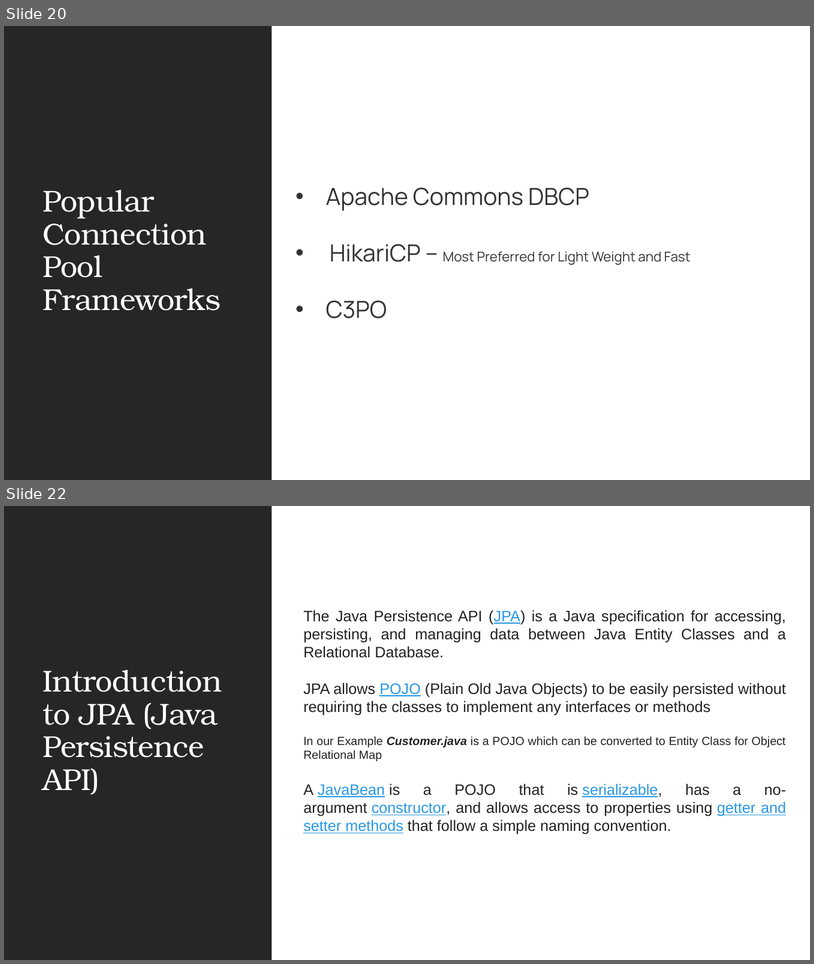
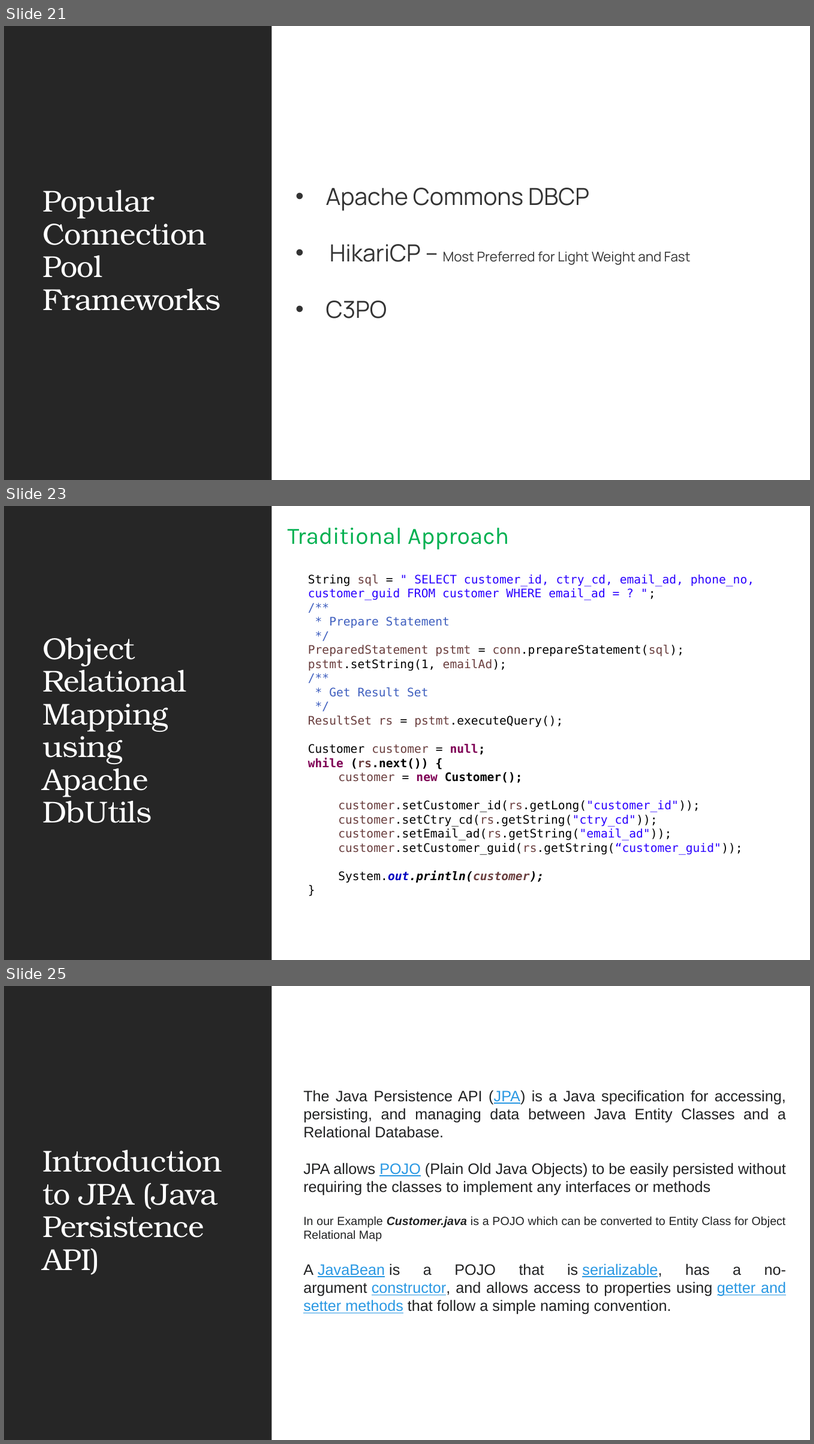
Before and after one commit to JSS-DEVCORE/JdbcExample, a slide deck: docs/JDBC Insights.pptx. Shown one above the other, each under a label of ours: slides 20 and 22 before the commit, slides 21, 23 and 25 after it; the slides between them are not shown. The pictures are 814x964 and 814x1444 pixels, drawn with LibreOffice and Linux fonts; fonts in the diff are those of the drawing. Boxes give left, top, right and bottom in pixels: in the first picture for what was removed or moved away, otherwise in the second. Text is boxed around its words. In the diff, an @@ line names an element or a change of style, - is before the commit and + after.

```diff
--- a/docs/JDBC Insights.pptx
+++ b/docs/JDBC Insights.pptx
@@ slide 23 added at (x1=4, y1=506, x2=810, y2=960), background #FFFFFF; not listed: 1 template element that a slide beside it also shows @@
@@ rectangle added at (x1=4, y1=506, x2=272, y2=960), fill #262626 @@
@@ rectangle added at (x1=5, y1=506, x2=810, y2=960), fill #FFFFFF @@
@@ text added at (x1=288, y1=528, x2=509, y2=550), 28 pt, text #00B050 @@
+Traditional Approach
@@ text added at (x1=308, y1=574, x2=755, y2=882), 14 pt, text #000000 @@
+  String sql = " SELECT customer_id, ctry_cd, email_ad, phone_no, customer_guid FROM customer WHERE email_ad = ? ";
+  /**
+  * Prepare Statement
+  */
+  PreparedStatement pstmt = conn.prepareStatement(sql);
+  pstmt.setString(1, emailAd);
+  /**
+  * Get Result Set
+  */
+  ResultSet rs = pstmt.executeQuery();
+  Customer customer = null;
+  while (rs.next()) {
+    customer = new Customer();
+    customer.setCustomer_id(rs.getLong("customer_id"));
+    customer.setCtry_cd(rs.getString("ctry_cd"));
+    customer.setEmail_ad(rs.getString("email_ad"));
+    customer.setCustomer_guid(rs.getString(“customer_guid"));
+    System.out.println(customer);
+  }
@@ title added at (x1=42, y1=637, x2=186, y2=823), 36 pt, text #FFFFFF @@
+Object Relational Mapping using Apache DbUtils
@@ what was slide 20 is now slide 21 @@
@@ what was slide 22 is now slide 25 @@
```
Also in this commit, not shown: 7 slides changed, 2 other slides added, 5 other files.
